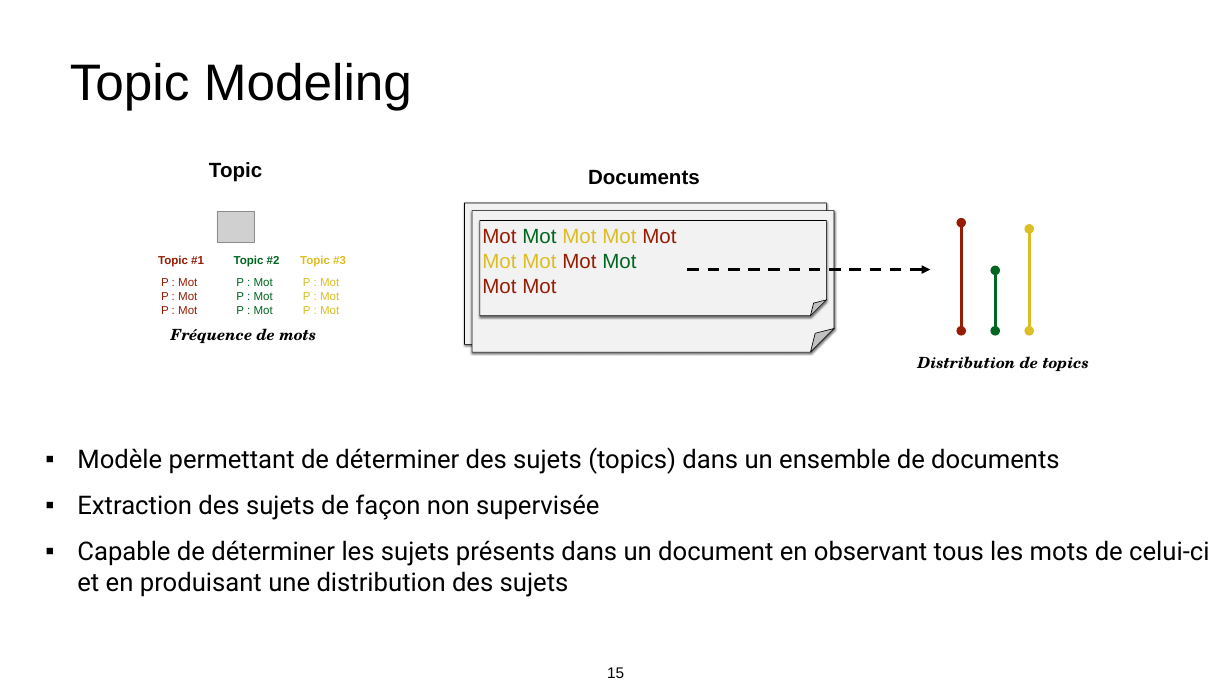
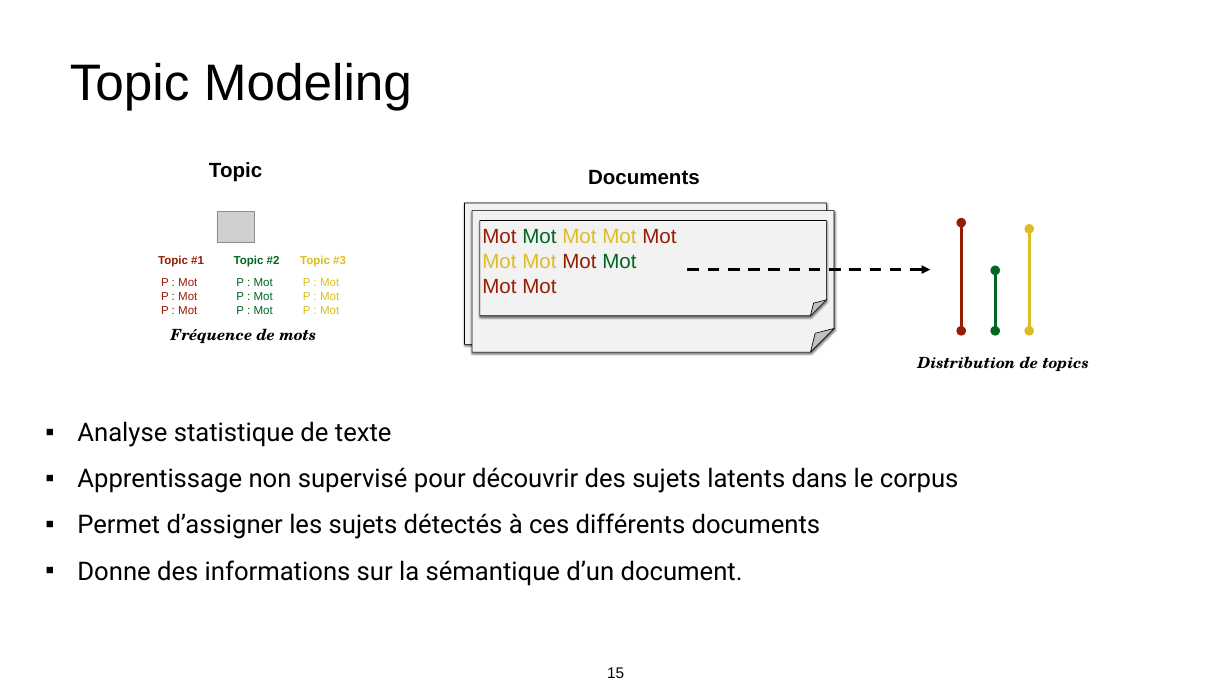
Before and after one commit to makboulhoussen/projet6, a slide deck: slide 15 of rapport/DS-Projet6-AzimM.pptx. Drawn at 1232x693 pixels with LibreOffice and Linux fonts; fonts in the diff are those of the drawing; grey boxes stand for pictures. Boxes give left, top, right and bottom in pixels: in the first picture for what was removed or moved away, otherwise in the second. Text is boxed around its words. In the diff, an @@ line names an element or a change of style, - is before the commit and + after.

```diff
--- a/rapport/DS-Projet6-AzimM.pptx
+++ b/rapport/DS-Projet6-AzimM.pptx
@@ text at (77, 421, 959, 586): text changed @@
-▪ Modèle permettant de déterminer des sujets (topics) dans un ensemble de documents
-▪ Extraction des sujets de façon non supervisée
-▪ Capable de déterminer les sujets présents dans un document en observant tous les mots de celui-ci et en produisant une distribution des sujets
+▪ Analyse statistique de texte
+▪ Apprentissage non supervisé pour découvrir des sujets latents dans le corpus
+▪ Permet d’assigner les sujets détectés à ces différents documents
+▪ Donne des informations sur la sémantique d’un document.
```
Also in this commit, not shown: 5 other slides changed, 1 slide added, 1 other file.
